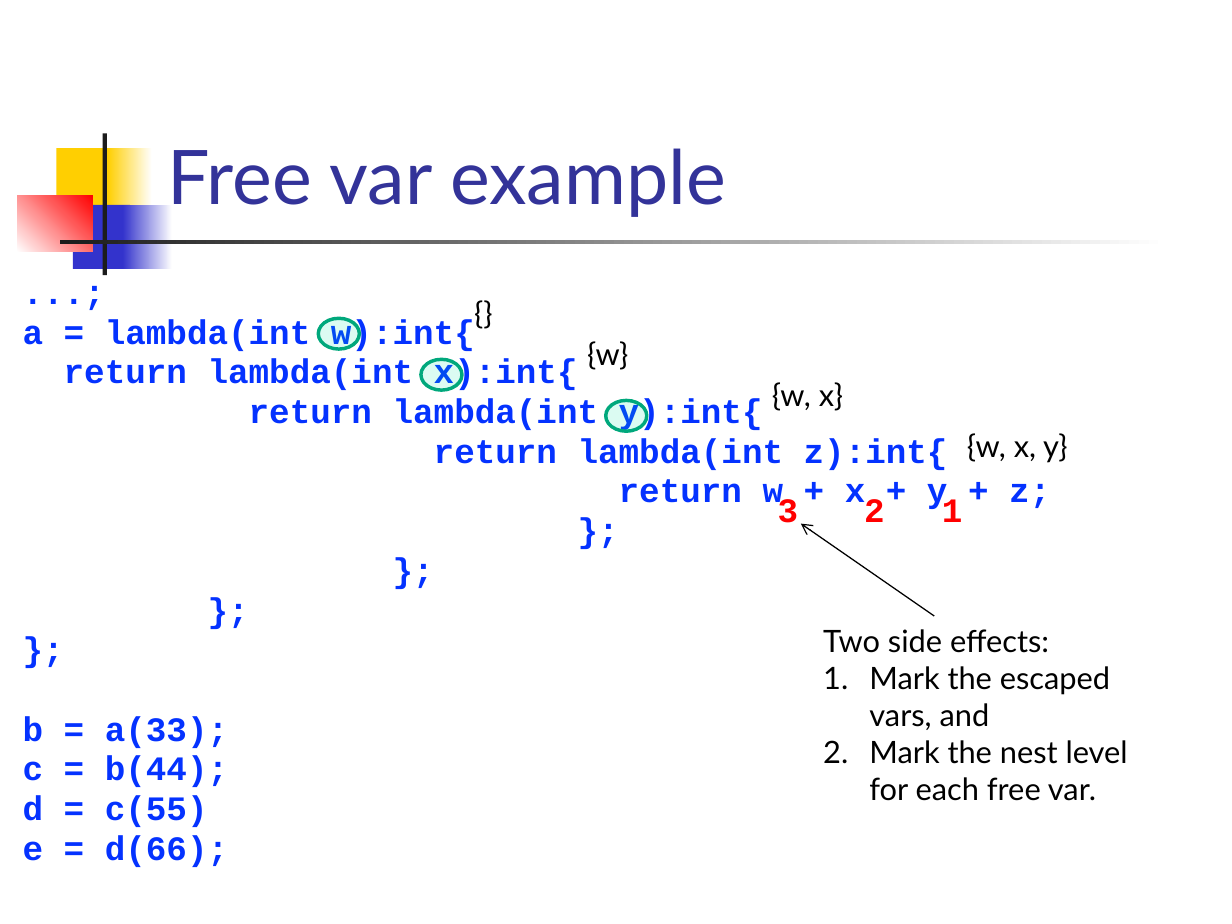
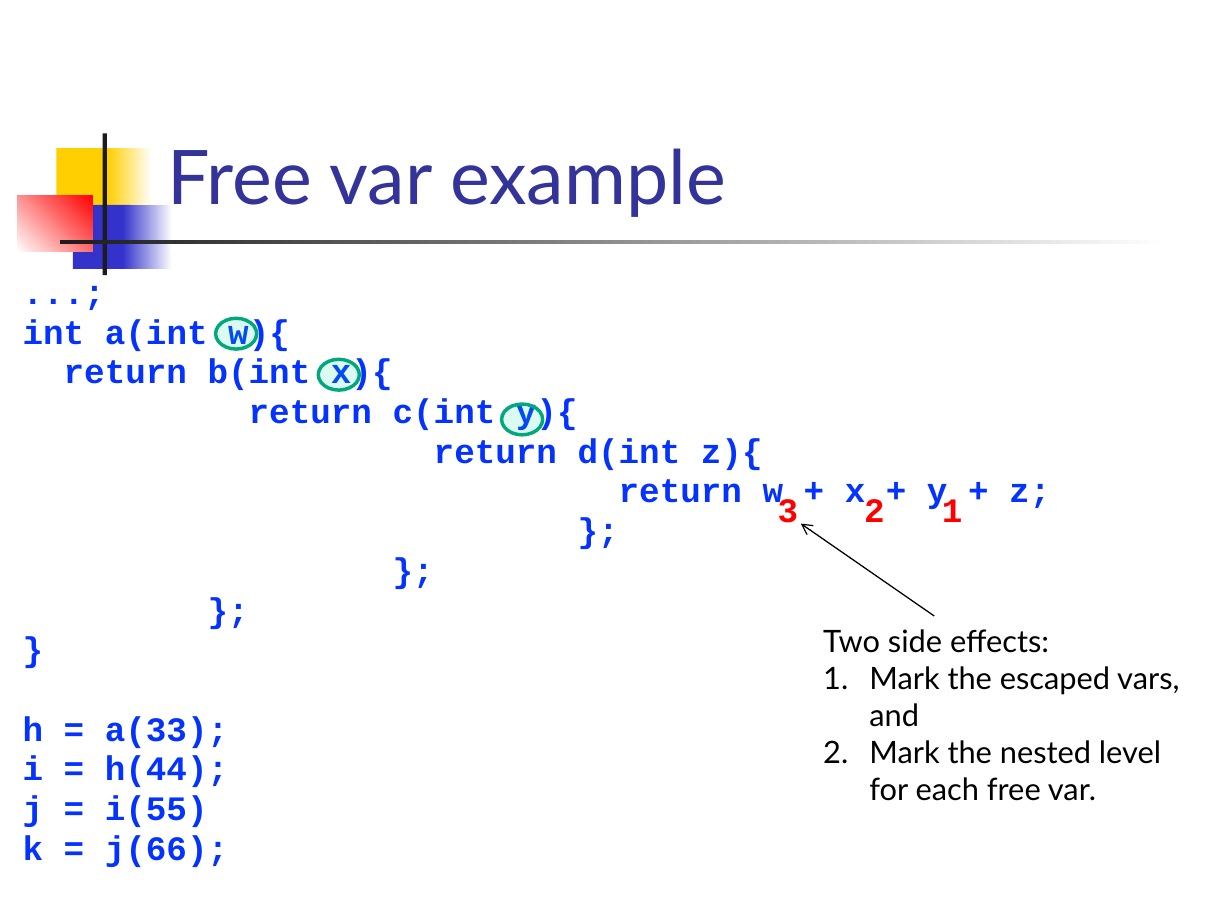
Before and after one commit to csslab-ustc/csslab-ustc.github.io, a slide deck: slide 18 of courses/compiler/slides/lec20-ir-closure.pptx. Drawn at 1232x924 pixels with LibreOffice and Linux fonts; fonts in the diff are those of the drawing. Boxes give left, top, right and bottom in pixels: in the first picture for what was removed or moved away, otherwise in the second. Text is boxed around its words. In the diff, an @@ line names an element or a change of style, - is before the commit and + after.

```diff
--- a/courses/compiler/slides/lec20-ir-closure.pptx
+++ b/courses/compiler/slides/lec20-ir-closure.pptx
@@ text removed at bbox=[462, 287, 516, 336] @@
-{}
@@ text at bbox=[23, 319, 763, 470]: text changed @@
-a = lambda(int w):int{
-return lambda(int x):int{
-return lambda(int y):int{
-return lambda(int z):int{
+int a(int w){
+return b(int x){
+return c(int y){
+return d(int z){
@@ ellipse: place and size @@
-ellipse at bbox=[318, 318, 359, 349]
+ellipse at bbox=[216, 318, 256, 349]
@@ text removed at bbox=[587, 341, 628, 370] @@
-{w}
@@ ellipse: place and size @@
-ellipse at bbox=[421, 360, 462, 391]
+ellipse at bbox=[318, 360, 359, 391]
@@ text removed at bbox=[772, 382, 843, 411] @@
-{w, x}
@@ ellipse: place and size @@
-ellipse at bbox=[606, 400, 647, 431]
+ellipse at bbox=[501, 404, 542, 435]
@@ text removed at bbox=[967, 433, 1067, 463] @@
-{w, x, y}
@@ text at bbox=[23, 716, 228, 867]: text changed @@
-};
-b = a(33);
-c = b(44);
-d = c(55)
-e = d(66);
+}
+h = a(33);
+i = h(44);
+j = i(55)
+k = j(66);
@@ text at bbox=[869, 740, 1161, 801]: text changed @@
-2. Mark the nest level for each free var.
+2. Mark the nested level for each free var.
```
Also in this commit, not shown: 12 other slides changed, 3 slides added, 3 slides removed, 2 other files.
